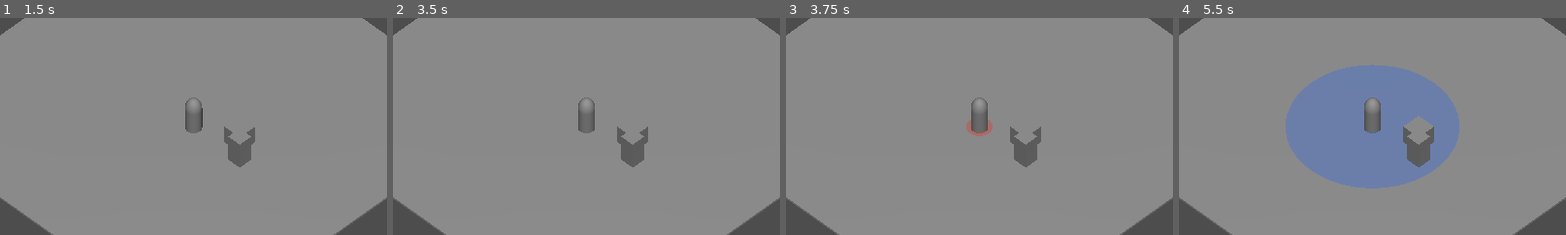
Above: before the commit, frames 1-4 (left to right).
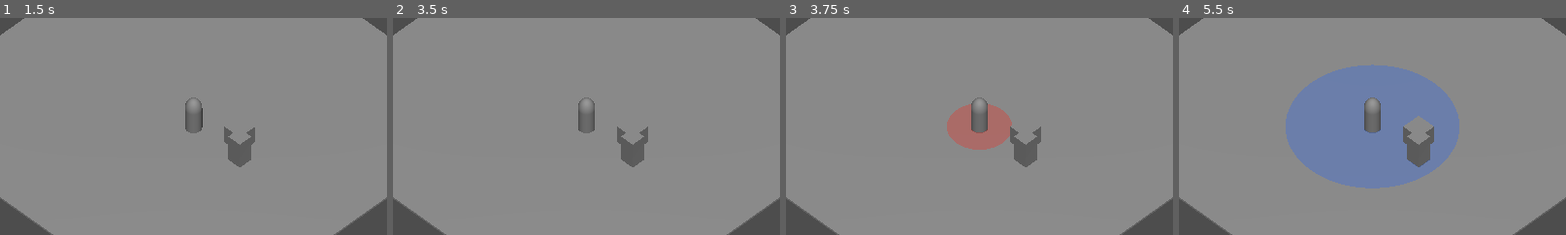
Above: after the commit, the same moments.

Repository: sillpct/lagoutte
Game: Godot game, scene res://scenes/main/main.tscn
The game is run twice, just before and just after one commit, with the same random seed, the same clock (stepped at 60 frames per second) and the same inputs.
Inputs (mouse positions are % of the whole screen's width and height, from its top left):
- Up to frame 1 (1.5 s): click "Nouvelle Partie" at 0.5 s; tap Enter (ui_accept) at 1.25 s; move the mouse to (72, 45) at 1.27 s; hold Right (ui_right) from 1.28 s (still down); hold T (end_turn) from 1.28 s (still down); click (72, 45) at 1.42 s
- Up to frame 2 (3.5 s): tap Enter (ui_accept) at 1.52, 2, 2.27 s; move the mouse to (30, 55) at 2.02 s; release Right (ui_right) at 2.03 s; release T (end_turn) at 2.03 s; hold Down (ui_down) 2.03-2.75 s; tap E (interact) at 2.1 s; click "Déplacement" at 2.75 s
- Up to frame 3 (3.75 s): click "Attaque" at 3.5 s
- Up to frame 4 (5.5 s): click "Passer le tour" at 4.25 s; tap Enter (ui_accept) at 5 s; move the mouse to (60, 28) at 5.02 s; hold Right (ui_right) from 5.03 s (still down); hold A (toggle_attack_mode) from 5.03 s (still down)
The pictures show only the part of the screen within x 25-75%, y 25-75%; the shares and areas given below are measured in that part.

Frames 1-2 are identical in both runs. In frame 3, 2.1% of the frame differs, in the area x 41-59%, y 39-61%; in frame 4, nothing differs.

Commit message:
Update combat_range_visual.gd

Diff:
--- a/scenes/combat/combat_range_visual.gd
+++ b/scenes/combat/combat_range_visual.gd
@@ -49,7 +49,7 @@
 	if combat_movement.is_movement_mode_active():
 		show_range(active_unit.global_position, float(combat_manager.get_agility_current(active_unit)), BLUE_MOVEMENT_COLOR)
 	elif combat_movement.is_attack_mode_active():
-		show_range(active_unit.global_position, CombatAttack.MELEE_RANGE, RED_ATTACK_COLOR)
+		show_range(active_unit.global_position, CombatAttack.get_standard_effective_melee_range(), RED_ATTACK_COLOR)
 	else:
 		hide_range()
 
